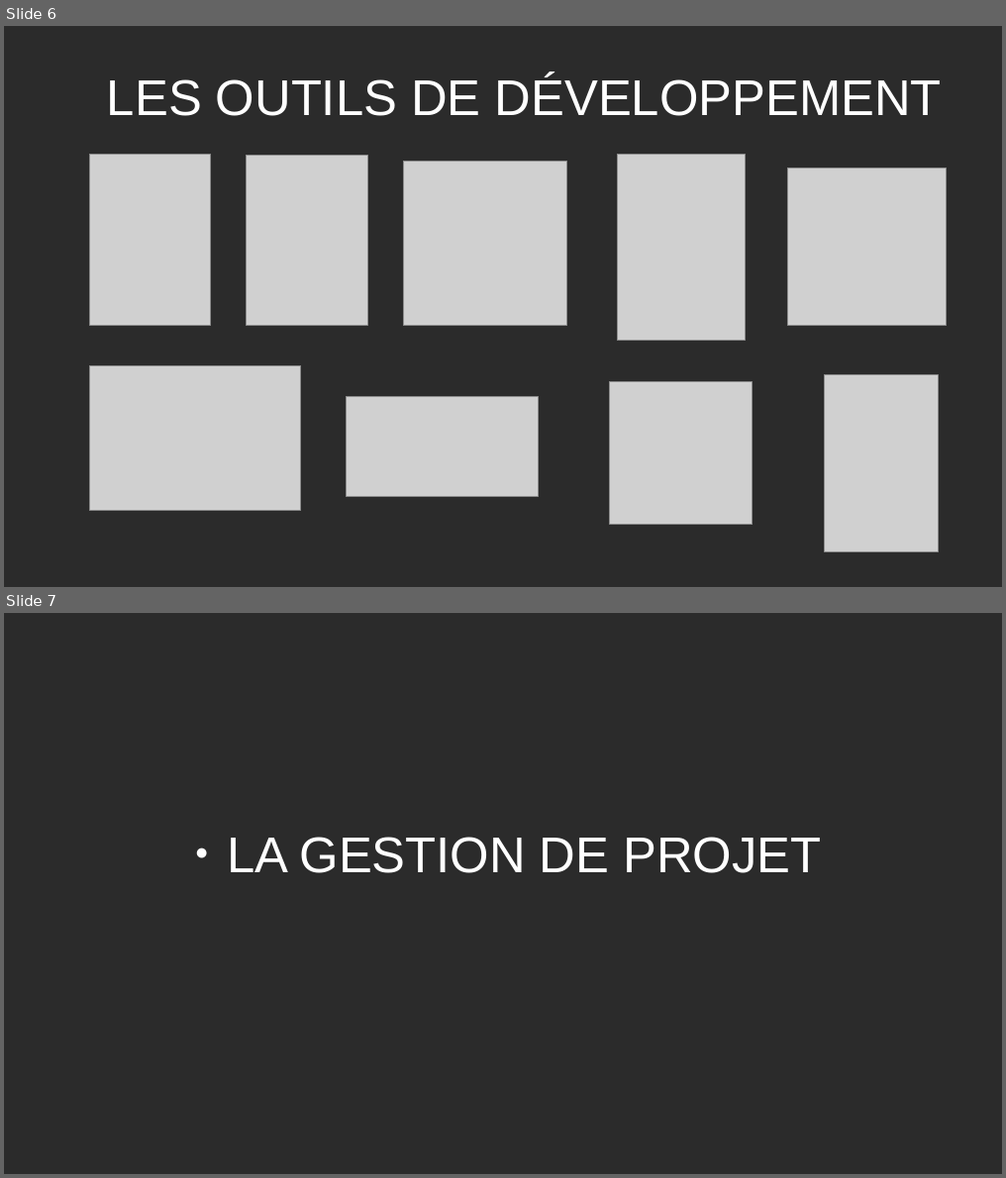
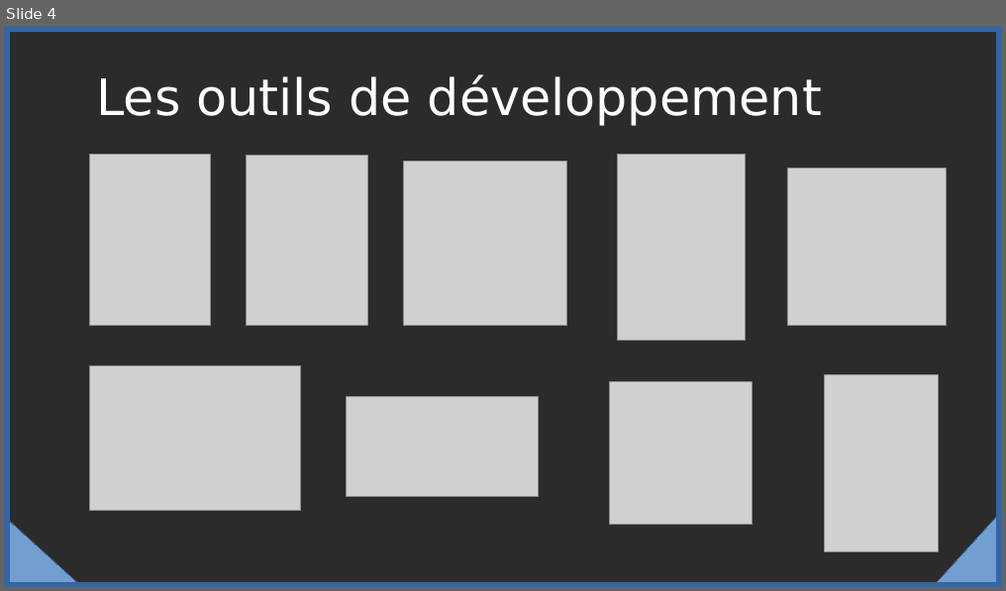
Before and after one commit to Lukam90/Sym-CRM, a slide deck: document/Presentation-Sym-CRM-LH.odp. Shown one above the other, each under a label of ours: slides 6 and 7 before the commit, slide 4 after it. The pictures are 1006x1178 and 1006x591 pixels, drawn with LibreOffice and Linux fonts; fonts in the diff are those of the drawing; grey boxes stand for pictures; background and template pictures are left out; a plain dark background stands for a picture behind light text. Boxes give left, top, right and bottom in pixels: in the first picture for what was removed or moved away, otherwise in the second. Text is boxed around its words. In the diff, an @@ line names an element or a change of style, - is before the commit and + after.

```diff
--- a/document/Presentation-Sym-CRM-LH.odp
+++ b/document/Presentation-Sym-CRM-LH.odp
@@ slide 7 removed at [4,613,1002,1174], background picture (left out) @@
@@ subtitle removed at [227,837,821,873] @@
-● LA GESTION DE PROJET
@@ what was slide 6 is now slide 4 @@
@@ slide 4 changed as well @@
@@ rectangle added at [4,26,1002,587], outline #3465A4 10.01 pt @@
@@ title at [97,75,822,126]: text changed; font Arial to DejaVu Sans @@
-LES OUTILS DE DÉVELOPPEMENT
+Les outils de développement
@@ right triangle added at [4,516,83,587], fill #729FCF, outline #3465A4 0 pt @@
@@ right triangle added at [932,510,1002,587], fill #729FCF, outline #3465A4 0 pt @@
```
Also in this commit, not shown: 9 other slides changed, 5 other slides removed, 2 other files.
